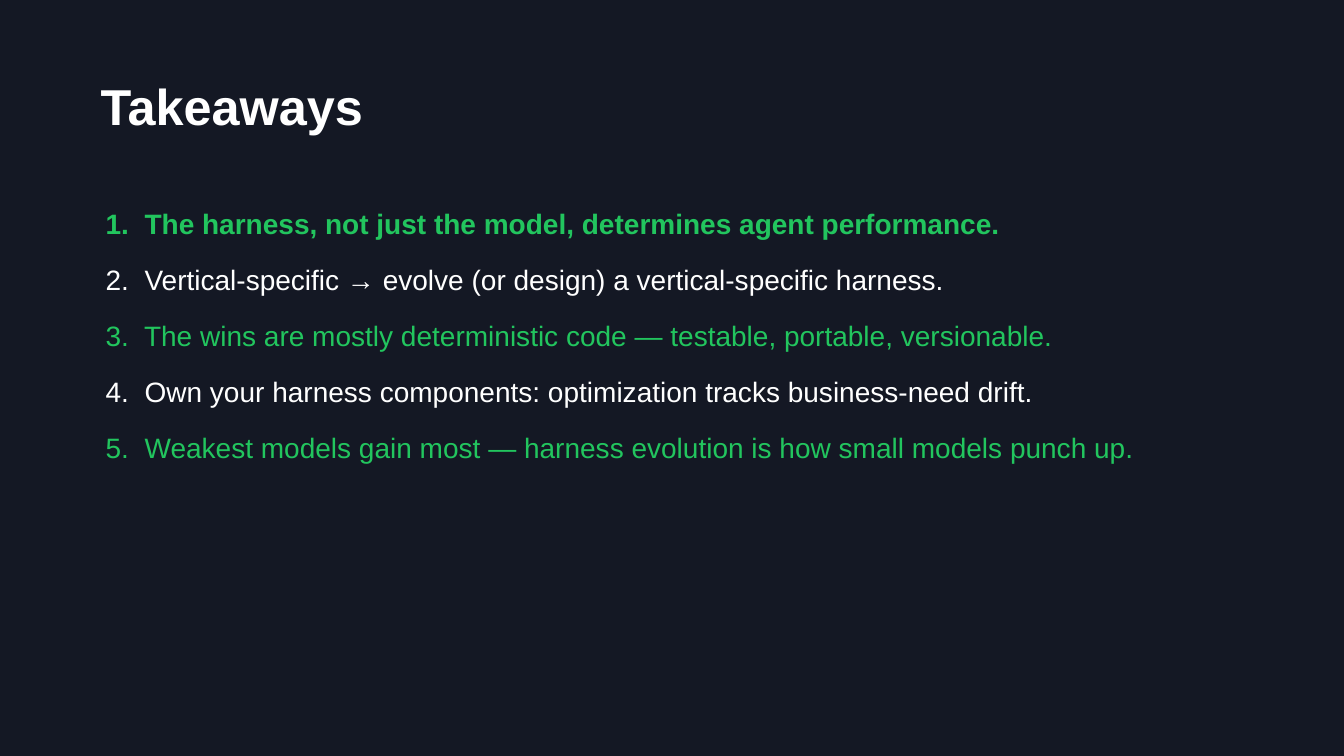
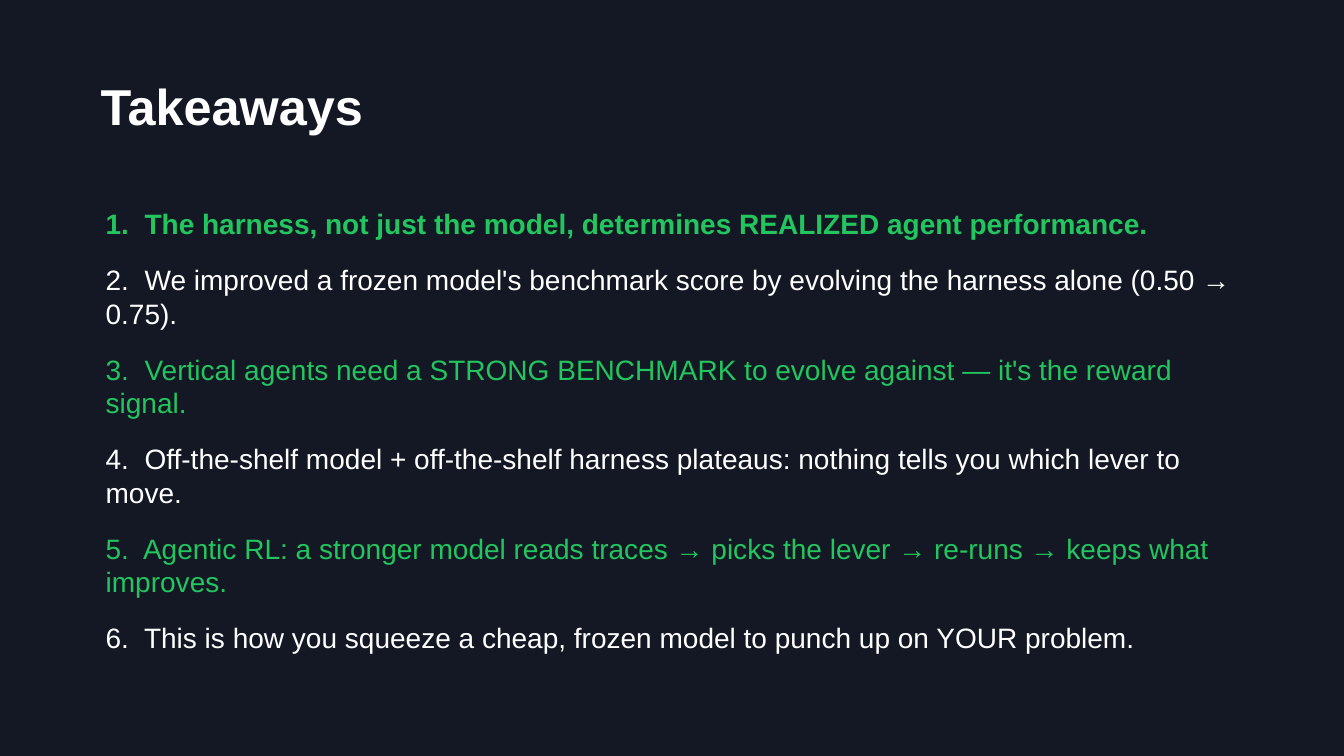
Before and after one commit to epuerta9/HarnessX, a slide deck: slide 22 of workshop/harness-evolution-workshop.pptx (slide 19 before the commit). Drawn at 1344x756 pixels with LibreOffice and Linux fonts; fonts in the diff are those of the drawing. Boxes give left, top, right and bottom in pixels: in the first picture for what was removed or moved away, otherwise in the second. Text is boxed around its words. In the diff, an @@ line names an element or a change of style, - is before the commit and + after.

```diff
--- a/workshop/harness-evolution-workshop.pptx
+++ b/workshop/harness-evolution-workshop.pptx
@@ text at (106,213,1208,654): text changed; text colour #22C55E to #FFFFFF @@
-1. The harness, not just the model, determines agent performance.
-2. Vertical-specific → evolve (or design) a vertical-specific harness.
-3. The wins are mostly deterministic code — testable, portable, versionable.
-4. Own your harness components: optimization tracks business-need drift.
-5. Weakest models gain most — harness evolution is how small models punch up.
+1. The harness, not just the model, determines REALIZED agent performance.
+2. We improved a frozen model's benchmark score by evolving the harness alone (0.50 → 0.75).
+3. Vertical agents need a STRONG BENCHMARK to evolve against — it's the reward signal.
+4. Off-the-shelf model + off-the-shelf harness plateaus: nothing tells you which lever to move.
+5. Agentic RL: a stronger model reads traces → picks the lever → re-runs → keeps what improves.
+6. This is how you squeeze a cheap, frozen model to punch up on YOUR problem.
```
Also in this commit, not shown: 3 slides added, 2 other files.
